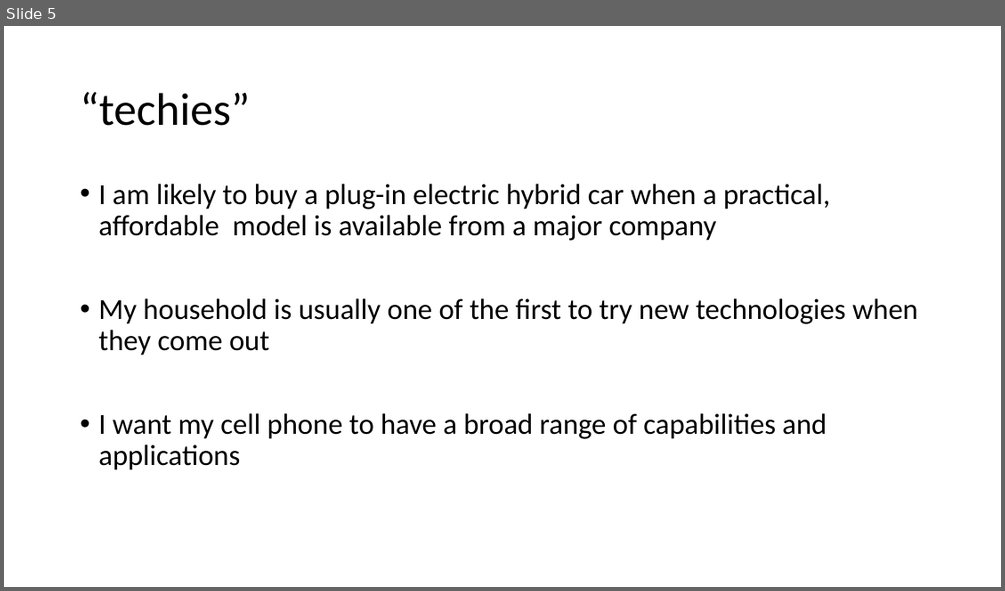
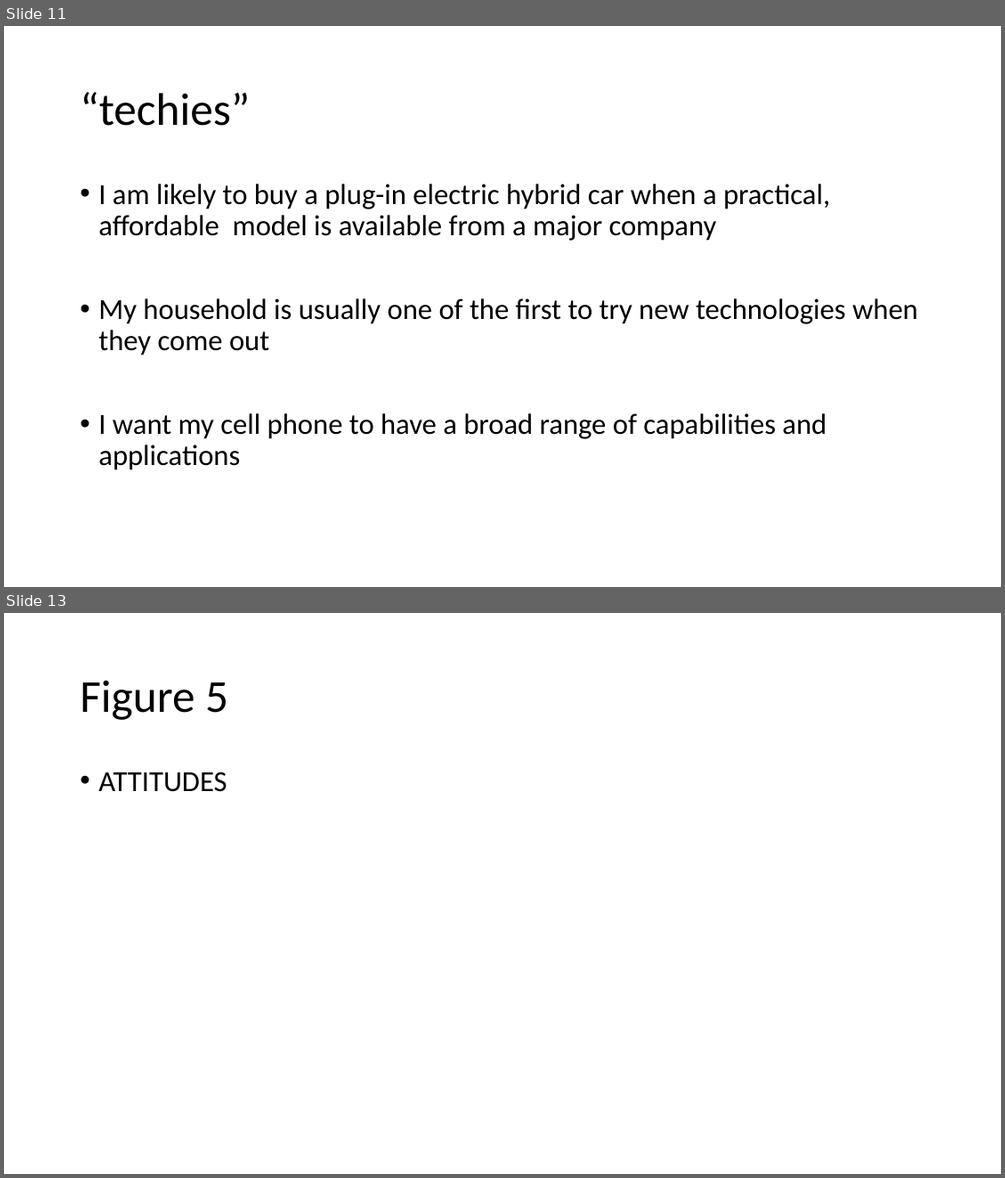
Before and after one commit to evanej/project-1, a slide deck: PPT Draft.pptx. Shown one above the other, each under a label of ours: slide 5 before the commit, slides 11 and 13 after it; the slides between them are not shown. The pictures are 1005x591 and 1005x1178 pixels, drawn with LibreOffice and Linux fonts; fonts in the diff are those of the drawing. Boxes give left, top, right and bottom in pixels: in the first picture for what was removed or moved away, otherwise in the second. Text is boxed around its words. In the diff, an @@ line names an element or a change of style, - is before the commit and + after.

```diff
--- a/PPT Draft.pptx
+++ b/PPT Draft.pptx
@@ slide 13 added at bbox=[4, 613, 1001, 1174], background #FFFFFF @@
@@ title added at bbox=[80, 680, 228, 720], 44 pt, text #000000 @@
+Figure 5
@@ text added at bbox=[98, 771, 226, 792], 28 pt, text #000000 @@
+• ATTITUDES
@@ what was slide 5 is now slide 11 @@
```
Also in this commit, not shown: 12 other slides added.
